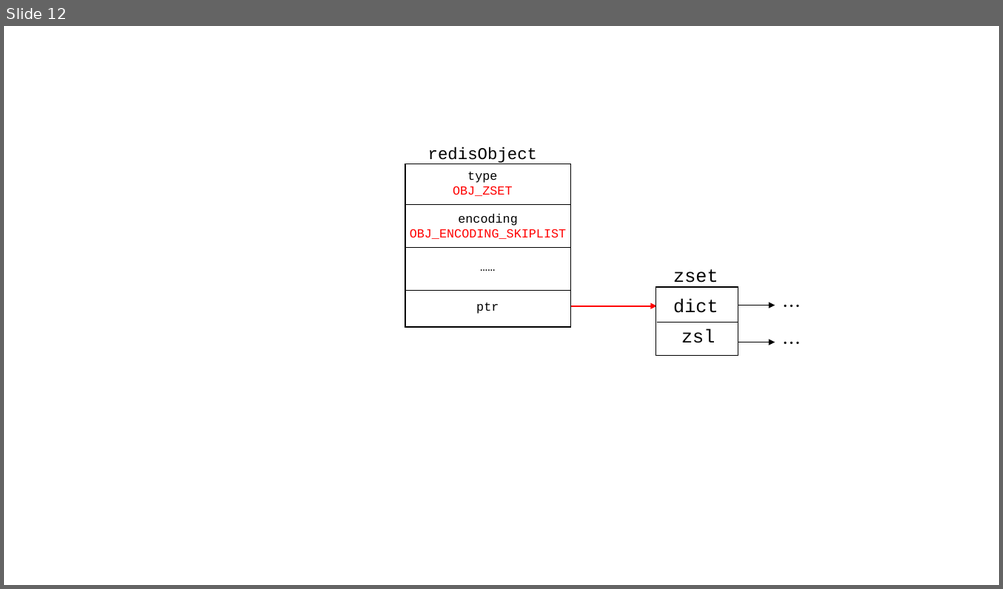
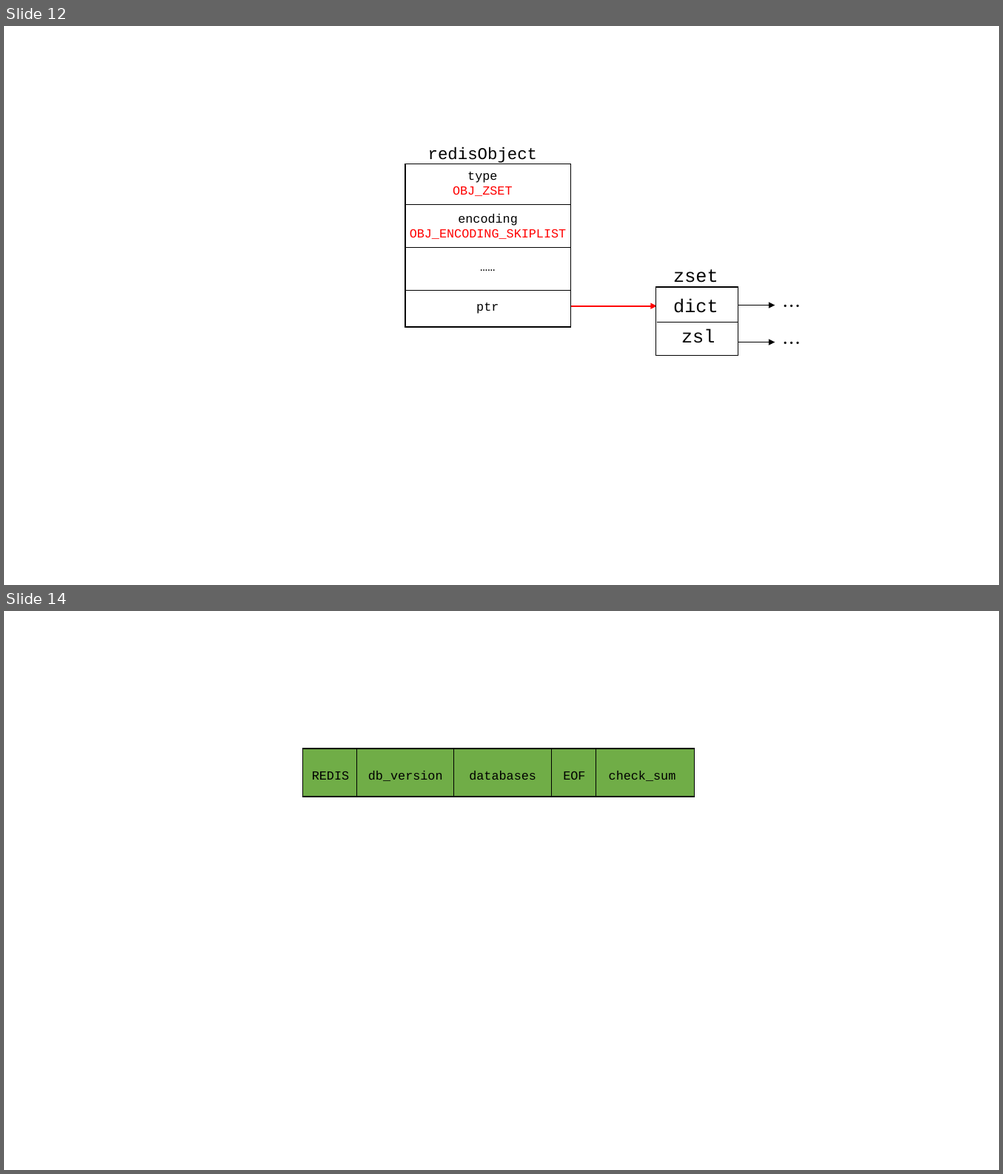
Before and after one commit to zhangm365/CS_NOTE, a slide deck: Redis/pics/pics.pptx. Shown one above the other, each under a label of ours: slide 12 before the commit, slides 12 and 14 after it; the slides between them are not shown. The pictures are 1003x589 and 1003x1174 pixels, drawn with LibreOffice and Linux fonts; fonts in the diff are those of the drawing. Boxes give left, top, right and bottom in pixels: in the first picture for what was removed or moved away, otherwise in the second. Text is boxed around its words. In the diff, an @@ line names an element or a change of style, - is before the commit and + after.

```diff
--- a/Redis/pics/pics.pptx
+++ b/Redis/pics/pics.pptx
@@ slide 14 added at bbox=[4, 611, 999, 1170], background #FFFFFF @@
@@ rectangle added at bbox=[302, 749, 694, 797], fill #70AD47, outline #000000 1 pt @@
@@ line added from (357, 749) to (357, 797), #000000 0.5 pt @@
@@ line added from (453, 749) to (453, 797), #000000 0.5 pt @@
@@ line added from (552, 749) to (552, 797), #000000 0.5 pt @@
@@ line added from (596, 749) to (596, 797), #000000 0.5 pt @@
@@ text added at bbox=[312, 772, 349, 780], 12 pt, text #000000 @@
+REDIS
@@ text added at bbox=[368, 771, 443, 781], 12 pt, text #000000 @@
+db_version
@@ text added at bbox=[469, 771, 536, 780], 12 pt, text #000000 @@
+databases
@@ text added at bbox=[563, 772, 585, 780], 12 pt, text #000000 @@
+EOF
@@ text added at bbox=[609, 771, 676, 781], 12 pt, text #000000 @@
+check_sum
```
Also in this commit, not shown: 1 slide changed, 1 other slide added, 6 other files.
